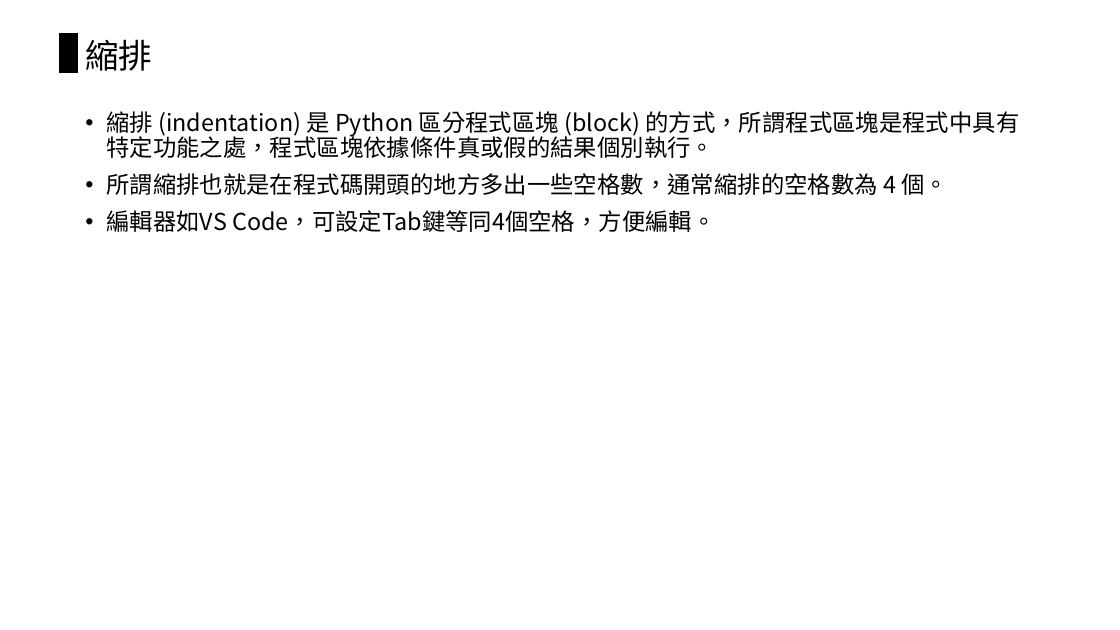
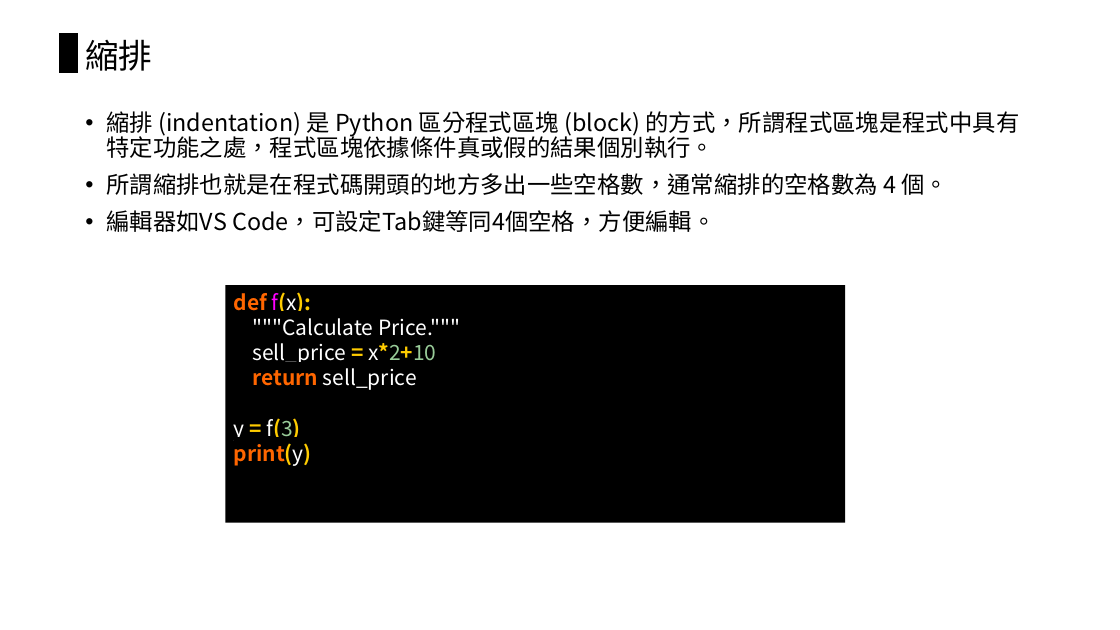
Before and after one commit to chiachin-yen/NCKU_workshop_2018, a slide deck: slide 54 of 2018_Eink工作營.pptx (slide 50 before the commit). Drawn at 1120x630 pixels with LibreOffice and Linux fonts; fonts in the diff are those of the drawing. Boxes give left, top, right and bottom in pixels: in the first picture for what was removed or moved away, otherwise in the second. Text is boxed around its words. In the diff, an @@ line names an element or a change of style, - is before the commit and + after.

```diff
--- a/2018_Eink工作營.pptx
+++ b/2018_Eink工作營.pptx
@@ rectangle added at (225, 286, 845, 523), fill #000000, 18 pt, text #FFFFFF @@
+def f(x):
+"""Calculate Price."""
+sell_price = x*2+10
+return sell_price
+y = f(3)
+print(y)
```
Also in this commit, not shown: 27 other slides changed, 9 slides added, 2 slides removed, 6 other files.
